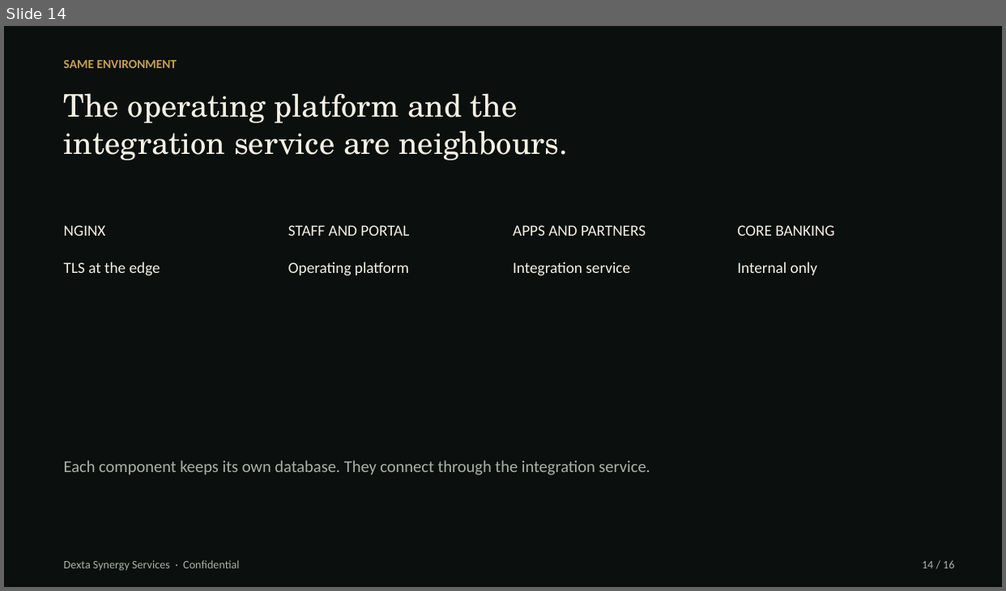
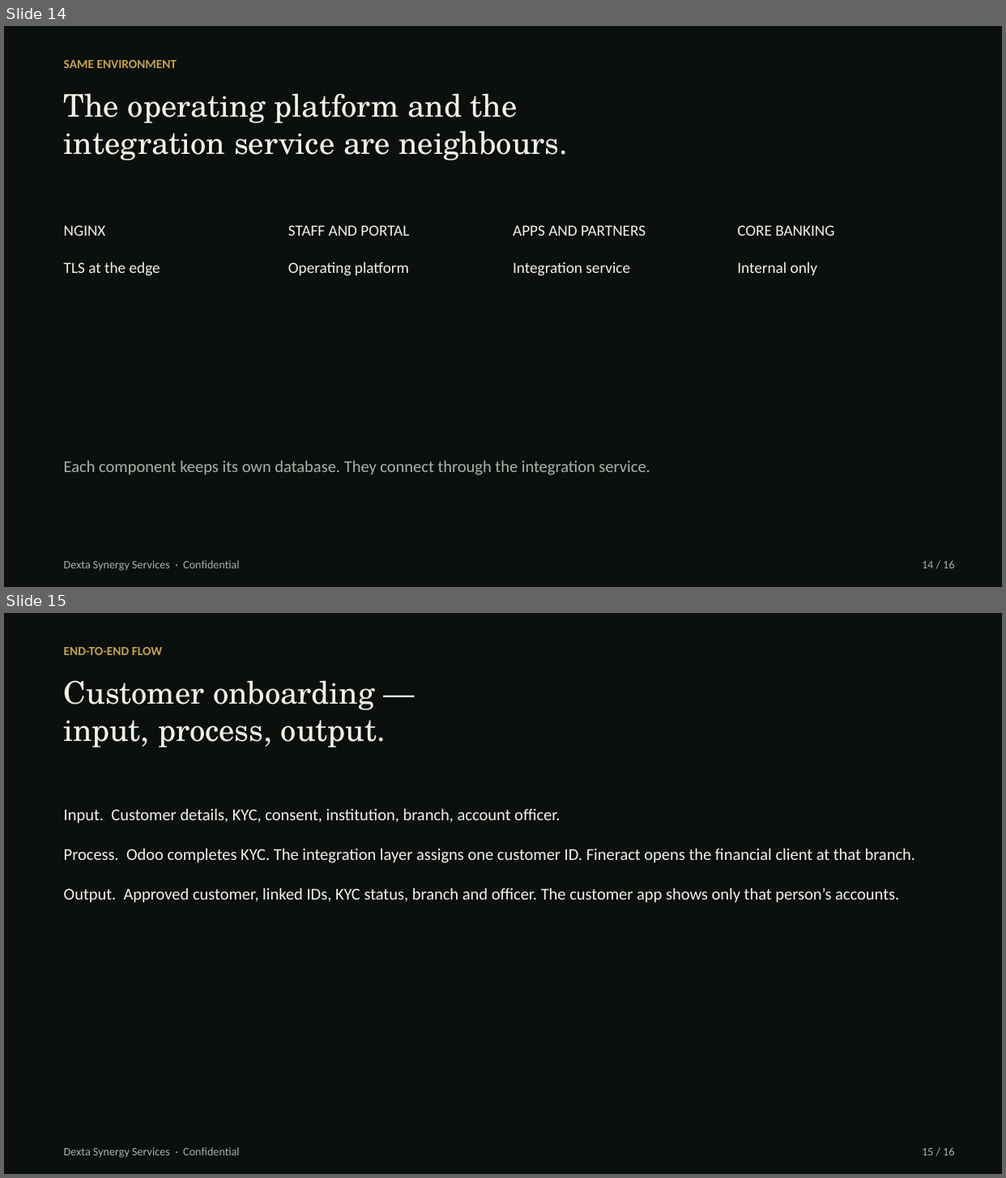
Before and after one commit to hanson1997/test, a slide deck: edfip-screening/architecture/EDFIP_Architecture_Dexta.pptx. Shown one above the other, each under a label of ours: slide 14 before the commit, slides 14 and 15 after it. The pictures are 1006x591 and 1006x1178 pixels, drawn with LibreOffice and Linux fonts; fonts in the diff are those of the drawing. Boxes give left, top, right and bottom in pixels: in the first picture for what was removed or moved away, otherwise in the second. Text is boxed around its words. In the diff, an @@ line names an element or a change of style, - is before the commit and + after.

```diff
--- a/edfip-screening/architecture/EDFIP_Architecture_Dexta.pptx
+++ b/edfip-screening/architecture/EDFIP_Architecture_Dexta.pptx
@@ slide 15 added at [4, 613, 1002, 1174], background #FFFFFF @@
@@ rectangle added at [4, 613, 1002, 1174], fill #0B0F0D @@
@@ text added at [64, 647, 162, 655], 12 pt, text #C4A056, bold @@
+END-TO-END FLOW
@@ text added at [64, 680, 386, 747], 30 pt, text #F4F0E6 @@
+Customer onboarding —
+input, process, output.
@@ text added at [64, 808, 916, 903], 16 pt, text #F4F0E6 @@
+Input. Customer details, KYC, consent, institution, branch, account officer.
+Process. Odoo completes KYC. The integration layer assigns one customer ID. Fineract opens the financial client at that branch.
+Output. Approved customer, linked IDs, KYC status, branch and officer. The customer app shows only that person’s accounts.
@@ text added at [64, 1148, 239, 1158], 11 pt, text #A8B3AA @@
+Dexta Synergy Services · Confidential
@@ text added at [922, 1148, 954, 1156], 11 pt, text #A8B3AA @@
+15 / 16
```
Also in this commit, not shown: 1 slide removed, 5 other files.
